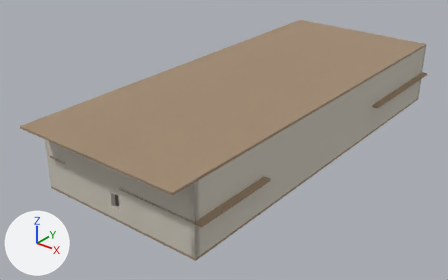
Two versions of the glTF model assets/level/garrison/barracks.glb, one commit apart.
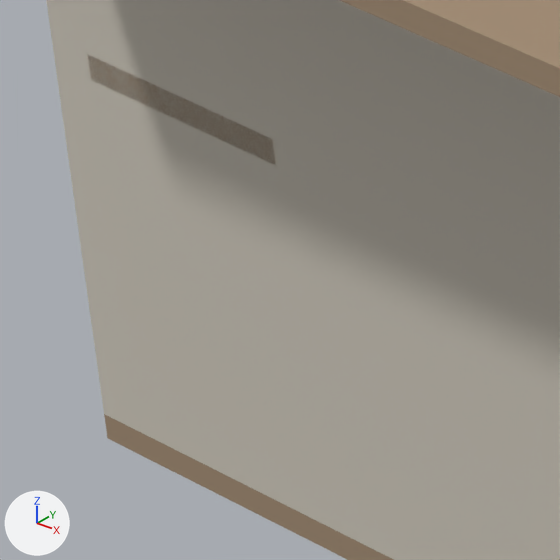
The first picture shows the older version from a 50 mm camera at (53.5, -44.2, 26.1) aimed at (20.5, -3.0, 0.5). The close-ups show the older and then the newer version on the part from 9% to 20% of the width and 54% to 71% of the height of that picture. Only the edits that show in the close-ups are written down. Arrows for +X, +Y and +Z are at lower left; the lights stay in place. Where no turn or scale is listed for an object, it has been applied to the vertices.

Names of what the first close-up shows: 'floor_board_2.001', 'floor_board_2.002', 'floor_board_2.027', 'floor_board_4.056', 'wall_plaster_1.004', 'wall_plaster_1.006', 'wall_plaster_2.015', 'wall_plaster_2.016', 'wall_plaster_4.030', 'wall_plaster_4.031' and 1 more.
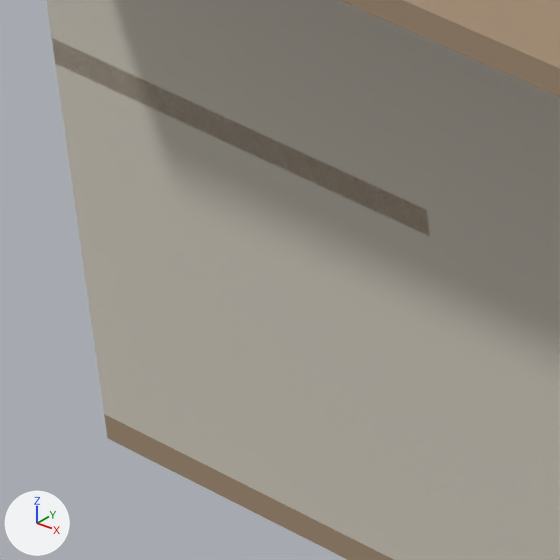
Patch to the scene script:
```diff
--- a/assets/level/garrison/barracks.glb.py
+++ b/assets/level/garrison/barracks.glb.py
@@ ob_floor_board_2_027 @@
 ob_floor_board_2_027 = bpy.data.objects.new('floor_board_2.027', me_kit_floor_board_2)
-ob_floor_board_2_027.location = (15.4, -17.0, 3.0)
+ob_floor_board_2_027.location = (15.0, -17.0, 3.0)
@@ ob_floor_board_2_037 @@
 ob_floor_board_2_037 = bpy.data.objects.new('floor_board_2.037', me_kit_floor_board_2)
-ob_floor_board_2_037.location = (19.6, 9.0, 3.0)
+ob_floor_board_2_037.location = (17.0, -17.0, 3.0)
```

Changed parts and their boxes (x1, y1, x2, y2) in the close-ups (560 x 560 px):
'floor_board_2.037', moved (not visible before)
    after: (236, 124, 430, 236)
'floor_board_2.027', moved
    before: (88, 55, 276, 165)
    after: (53, 39, 238, 147)
